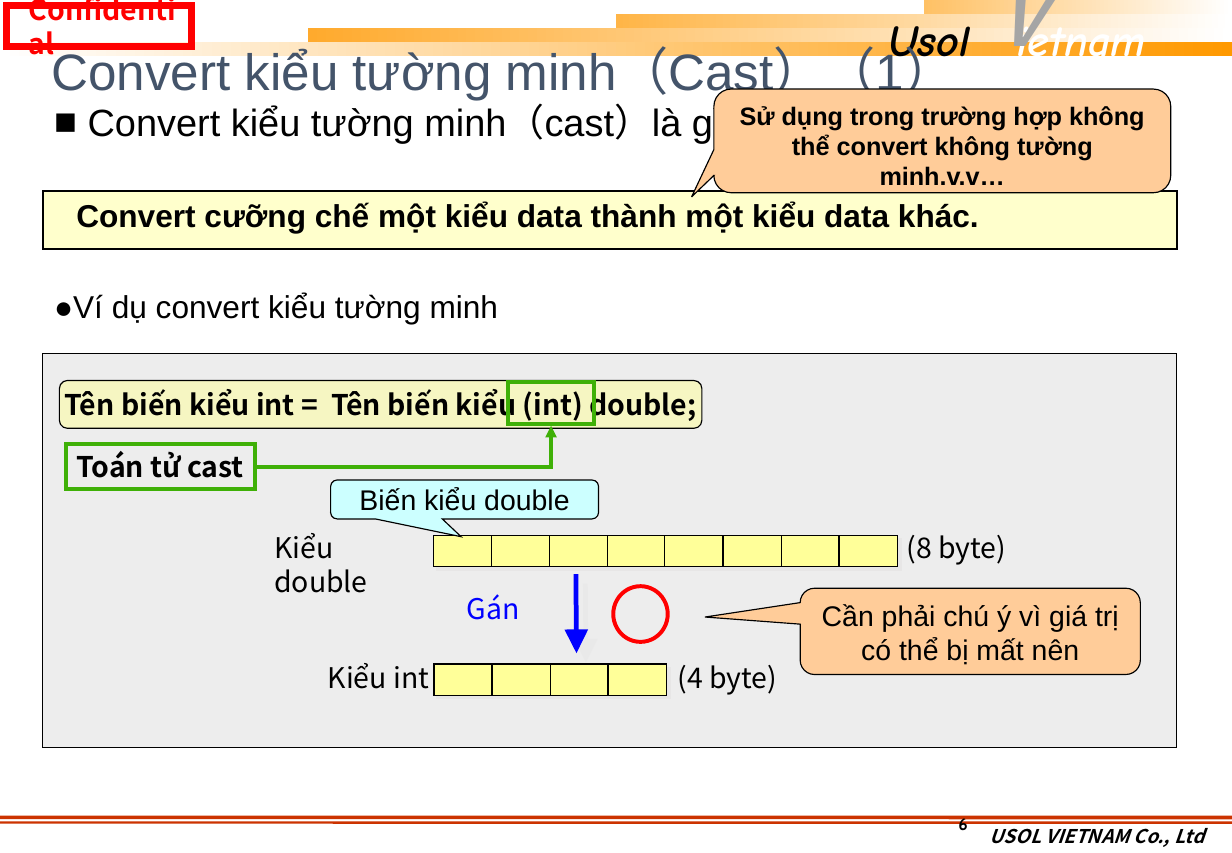
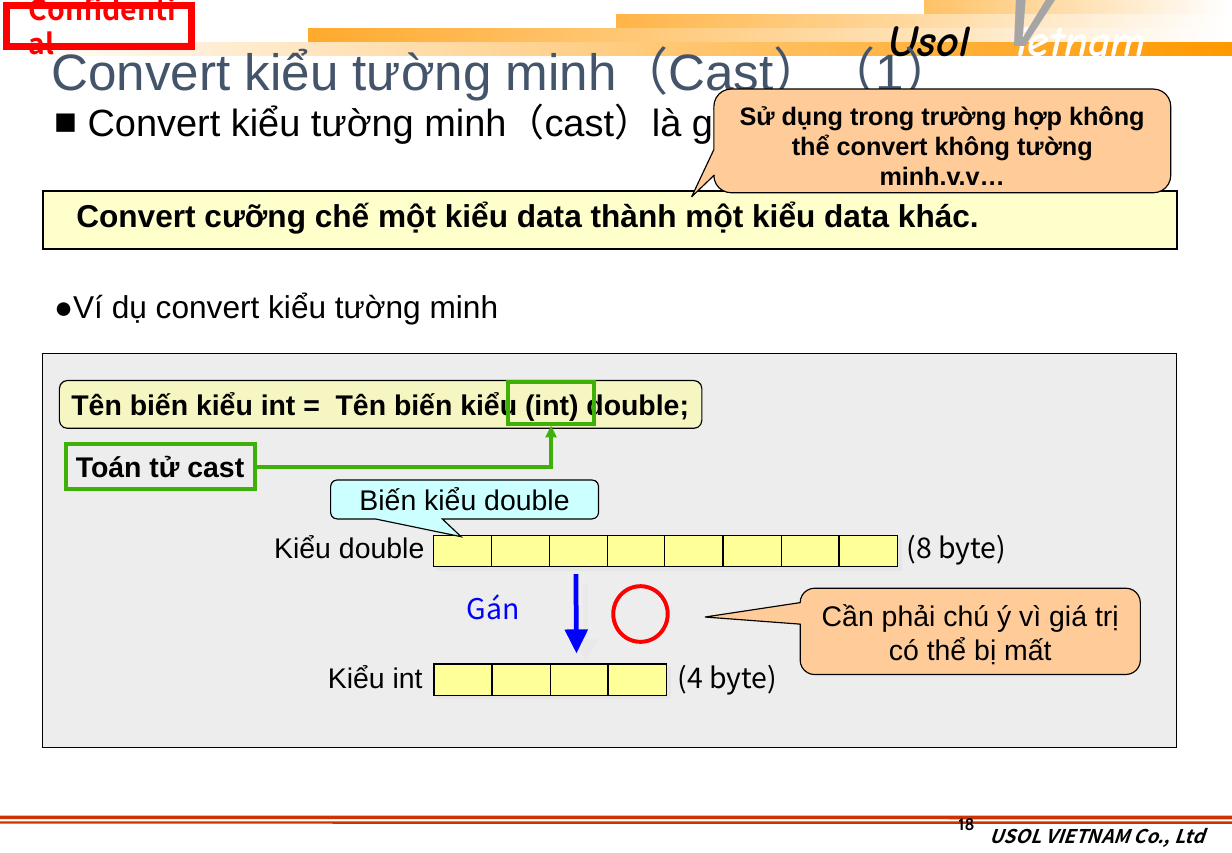
Before and after one commit to khuongmaingoc/javaDoc, a slide deck: slide 18 of Java_Week2.pptx (slide 6 before the commit). Drawn at 1232x853 pixels with LibreOffice and Linux fonts; fonts in the diff are those of the drawing; background and template pictures are left out. Boxes give left, top, right and bottom in pixels: in the first picture for what was removed or moved away, otherwise in the second. Text is boxed around its words. In the diff, an @@ line names an element or a change of style, - is before the commit and + after.

```diff
--- a/Java_Week2.pptx
+++ b/Java_Week2.pptx
@@ font Noto Sans CJK JP to Arial in 4 elements at (x1=274, y1=536, x2=424, y2=559), (x1=328, y1=666, x2=423, y2=689), (x1=66, y1=445, x2=255, y2=489), (x1=59, y1=381, x2=702, y2=429) @@
@@ text in rounded speech box at (x1=822, y1=604, x2=1119, y2=665): text changed @@
-Cần phải chú ý vì giá trị có thể bị mất nên
+Cần phải chú ý vì giá trị có thể bị mất
@@ page number at (x1=958, y1=816, x2=974, y2=834): text changed @@
-6
+18
```
Also in this commit, not shown: 13 other slides changed, 19 slides added, 3 other files.
